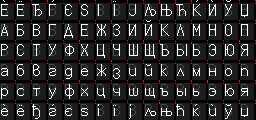
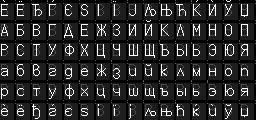
Layers edited between the first and the second 256×120 image:
painted on "Glyphs" over [162, 68, 199, 115]
